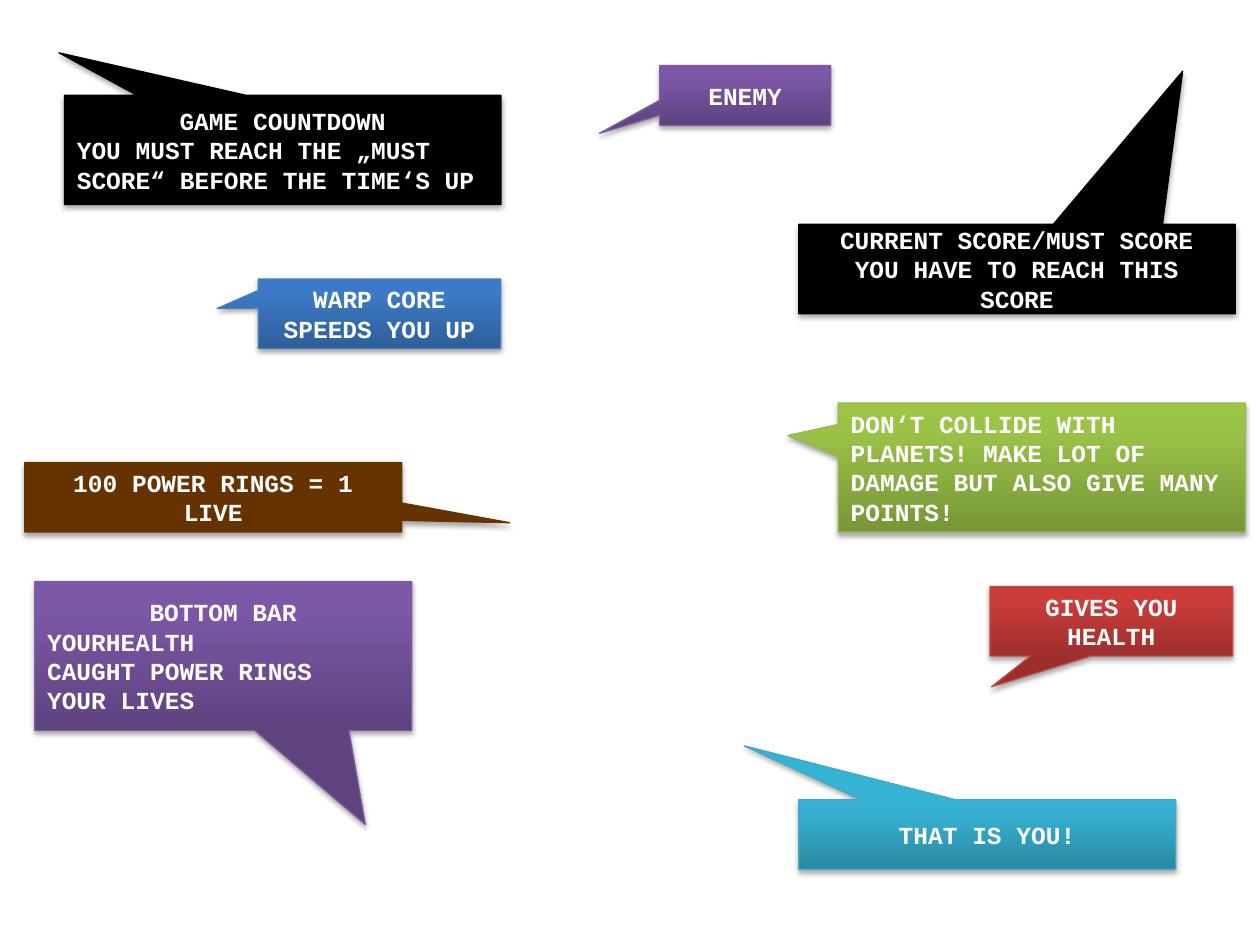
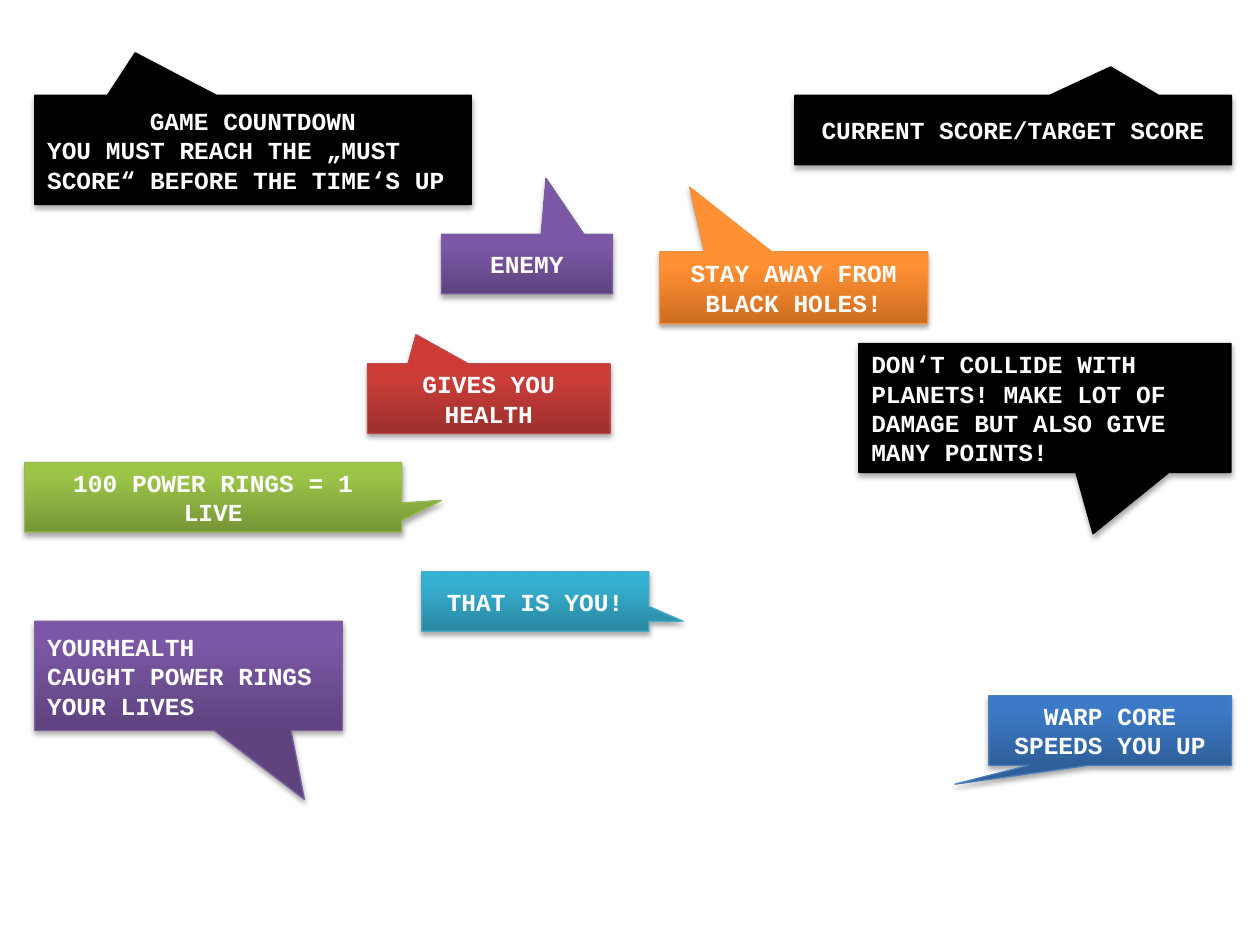
Before and after one commit to srad/SpaceBIT, a slide deck: slide 10 of handbook/SpaceBIT - Handbook.pptx. Drawn at 1260x945 pixels with LibreOffice and Linux fonts; fonts in the diff are those of the drawing; background and template pictures are left out. Boxes give left, top, right and bottom in pixels: in the first picture for what was removed or moved away, otherwise in the second. Text is boxed around its words. In the diff, an @@ line names an element or a change of style, - is before the commit and + after.

```diff
--- a/handbook/SpaceBIT - Handbook.pptx
+++ b/handbook/SpaceBIT - Handbook.pptx
@@ speech box "GAME COUNTDOWN": place and size @@
-speech box "GAME COUNTDOWN" at [64, 96, 500, 205]
+speech box "GAME COUNTDOWN" at [35, 96, 471, 205]
@@ proportions changed in 6 elements at [35, 96, 471, 205], [422, 572, 649, 631], [368, 364, 611, 433], [989, 696, 1232, 765], [441, 234, 612, 294], [795, 96, 1231, 165] @@
@@ speech box "CURRENT SCORE/TARGET SCORE": place and size @@
-speech box "CURRENT SCORE/TARGET SCORE" at [799, 224, 1235, 314]
+speech box "CURRENT SCORE/TARGET SCORE" at [795, 96, 1231, 165]
@@ text in speech box at [822, 122, 1204, 140]: text changed @@
-CURRENT SCORE/MUST SCORE
-YOU HAVE TO REACH THIS SCORE
+CURRENT SCORE/TARGET SCORE
@@ speech box "ENEMY": place and size @@
-speech box "ENEMY" at [660, 66, 832, 125]
+speech box "ENEMY" at [441, 234, 612, 294]
@@ speech box added at [660, 252, 929, 324], fill gradient #CC6E20 to #FF9034 to #FF9136, outline #F69240 0.75 pt, 14 pt, text #FFFFFF, bold @@
+STAY AWAY FROM BLACK HOLES!
@@ speech box "DON‘T COLLIDE WITH PLANETS! MAKE ...": place and size @@
-speech box "DON‘T COLLIDE WITH PLANETS! MAKE ..." at [838, 403, 1245, 532]
+speech box "DON‘T COLLIDE WITH PLANETS! MAKE ..." at [859, 344, 1231, 472]
@@ speech box "DON‘T COLLIDE WITH PLANETS! MAKE ..." at [859, 344, 1231, 472]: fill gradient #779737 to #9BC348 to #9DC746 to #000000; outline #98B955 0.75 pt to #000000 0.75 pt; proportions changed @@
@@ speech box "GIVES YOU HEALTH": place and size @@
-speech box "GIVES YOU HEALTH" at [990, 587, 1234, 656]
+speech box "GIVES YOU HEALTH" at [368, 364, 611, 433]
@@ speech box "100 POWER RINGS = 1 ..." at [25, 462, 402, 532]: fill #663300 to gradient #779737 to #9BC348 to #9DC746; outline #663300 0.75 pt to #98B955 0.75 pt; proportions changed @@
@@ speech box "THAT IS YOU!": place and size @@
-speech box "THAT IS YOU!" at [799, 800, 1176, 869]
+speech box "THAT IS YOU!" at [422, 572, 649, 631]
@@ speech box "YOURHEALTH": place and size @@
-speech box "YOURHEALTH" at [35, 582, 412, 731]
+speech box "YOURHEALTH" at [35, 621, 343, 731]
@@ text in speech box at [150, 604, 296, 621]: paragraph removed @@
-BOTTOM BAR
@@ speech box "WARP CORE SPEEDS YOU UP": place and size @@
-speech box "WARP CORE SPEEDS YOU UP" at [258, 278, 501, 348]
+speech box "WARP CORE SPEEDS YOU UP" at [989, 696, 1232, 765]
```
Also in this commit, not shown: 4 other slides changed, 53 other files.
